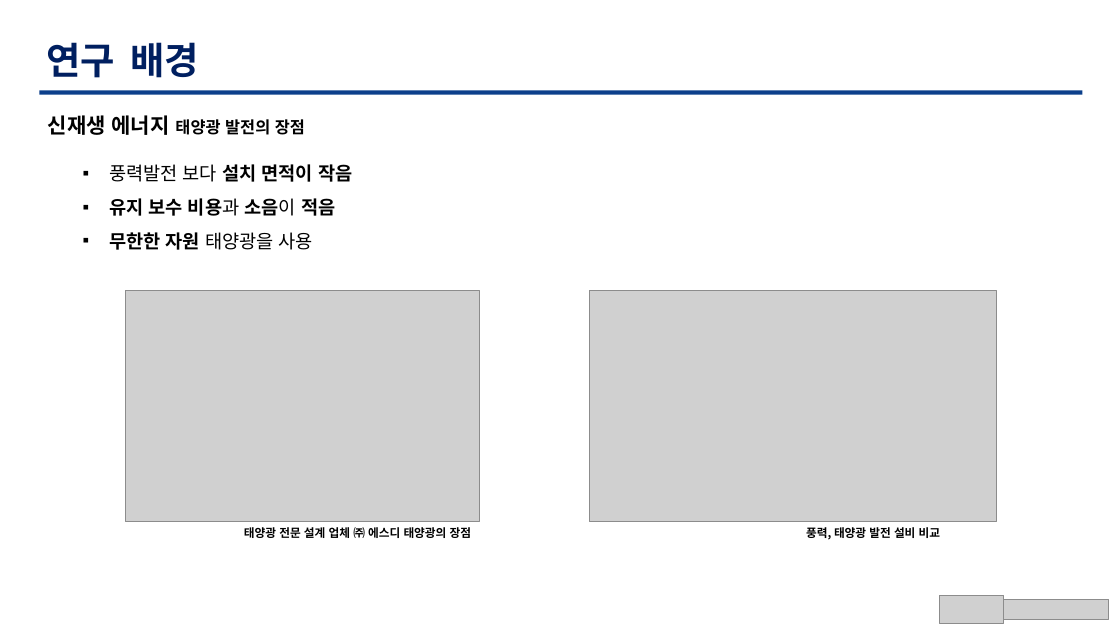
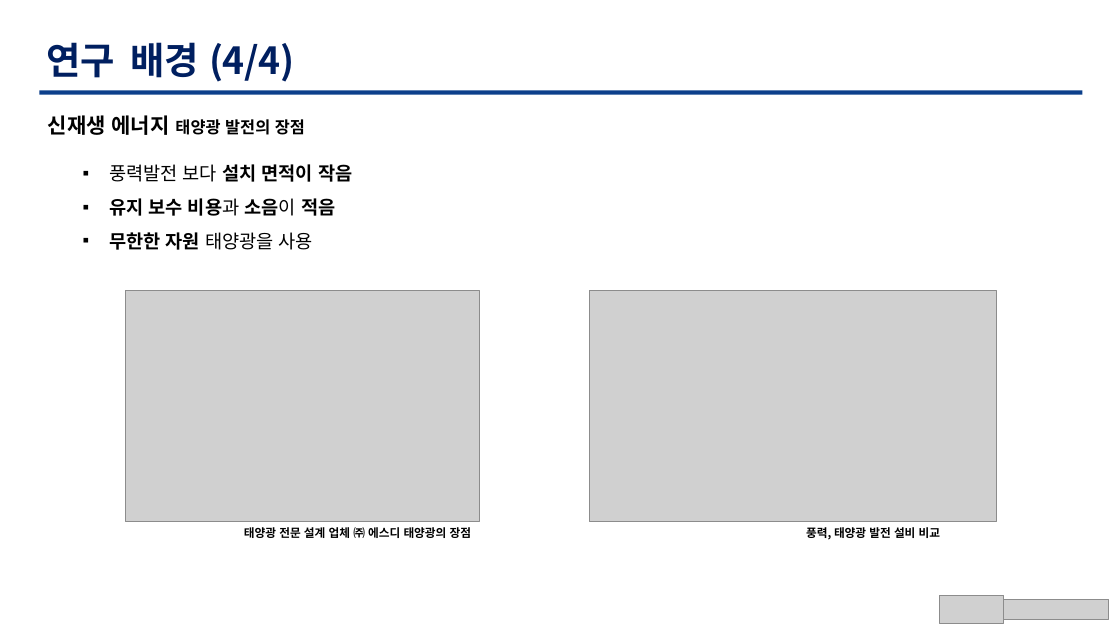
Before and after one commit to TaegyuHan/Solar_radiation_prediction_model, a slide deck: slide 6 of KICS_PT/[KICS] 동향 poster.pptx. Drawn at 1120x630 pixels with LibreOffice and Linux fonts; fonts in the diff are those of the drawing; grey boxes stand for pictures. Boxes give left, top, right and bottom in pixels: in the first picture for what was removed or moved away, otherwise in the second. Text is boxed around its words. In the diff, an @@ line names an element or a change of style, - is before the commit and + after.

```diff
--- a/KICS_PT/[KICS] 동향 poster.pptx
+++ b/KICS_PT/[KICS] 동향 poster.pptx
@@ text at <box>46,42,295,82</box>: text changed @@
-연구 배경
+연구 배경 (4/4)
```
Also in this commit, not shown: 9 other slides changed, 1 other file.
